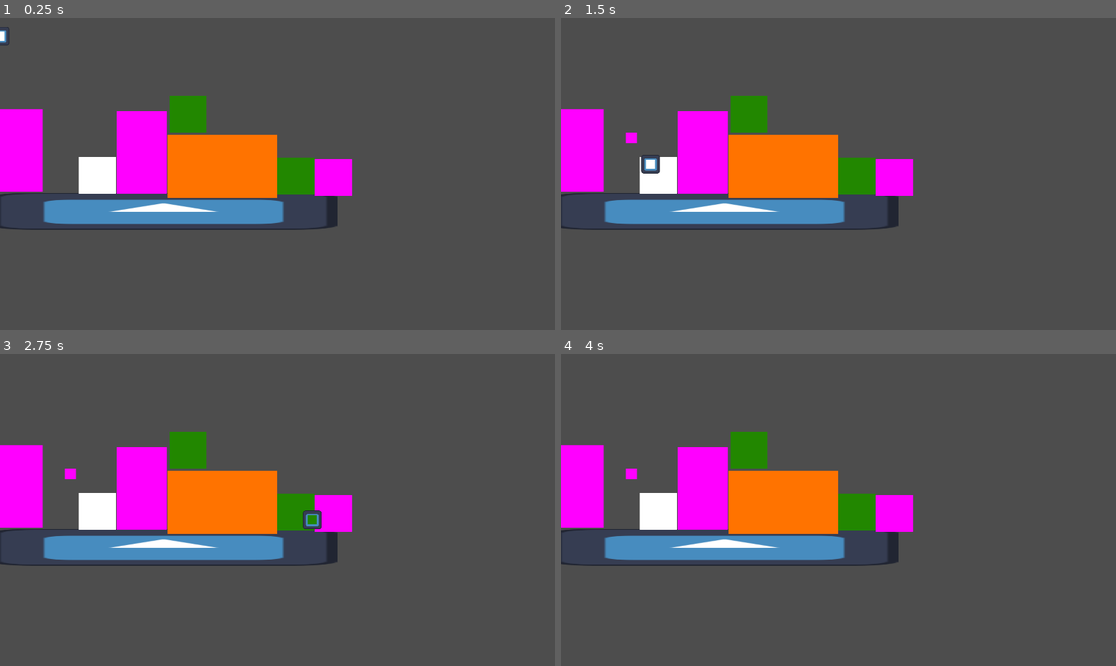
Above: before the commit, frames 1-4 (two rows, left to right).
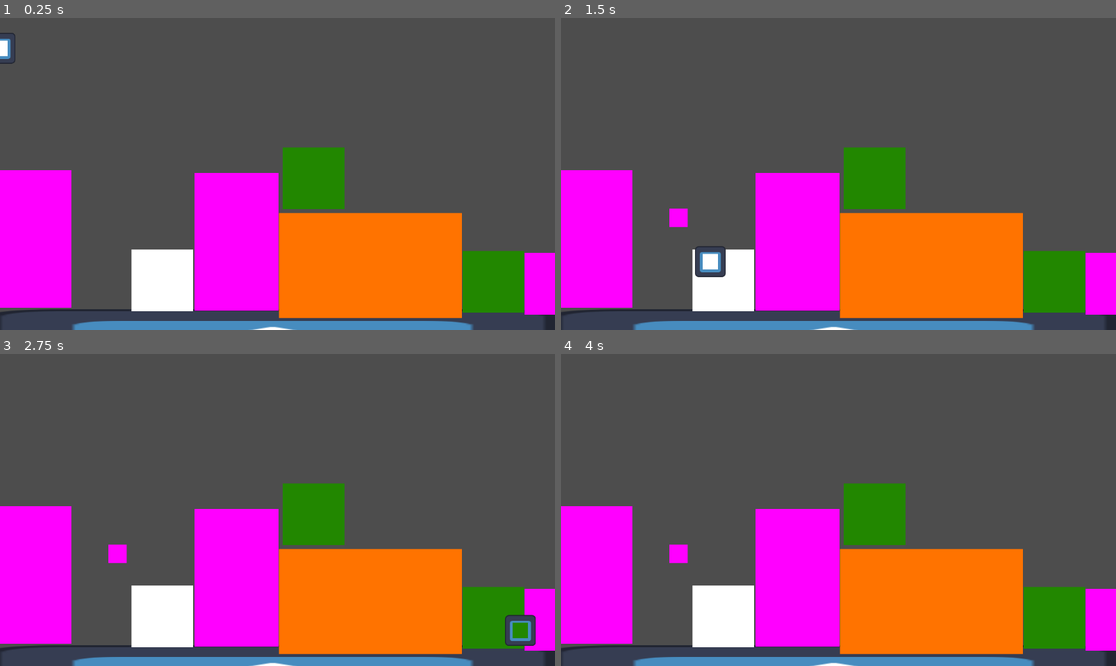
Above: after the commit, the same moments.

Repository: jacob-w-bonner/GGJ-2026
Game: Godot game, scene res://Scenes/colour_gym.tscn
Two runs of this game, one before a commit and one after it. Both use one fixed random seed, a clock stepped at 60 frames per second and the inputs below. This scene is started directly instead of the project's main scene. The engine's default icon, where the game draws it, is replaced by a stand-in: a white triangle on a blue panel in a dark square.
Inputs:
- Up to frame 1 (0.25 s): no input
- Up to frame 2 (1.5 s): tap Enter (splat) at 0.5, 0.8, 1.35 s; hold D (move_right) 0.53-1.28 s; hold - (absorb) 0.53-1.28 s; tap Space at 0.77 s; hold S (move_down) from 1.28 s (still down)
- Up to frame 3 (2.75 s): tap Space at 1.52 s; tap - (absorb) at 1.55 s; release S (move_down) at 2.03 s; hold D (move_right) from 2.03 s (still down); hold - (absorb) from 2.03 s (still down); tap Enter (splat) at 2.3 s
- Up to frame 4 (4 s): release D (move_right) at 2.78 s; release - (absorb) at 2.78 s; hold W (move_up) 2.78-3.53 s; tap = (equalize) at 2.85 s; tap Space at 3.02, 3.77 s; tap - (absorb) at 3.05 s; hold A (move_left) from 3.53 s (still down); tap Enter (splat) at 3.6 s

The runs differ from the first frame. In frame 1, 43% of the frame differs, in the area x 0-100%, y 2-100%; in frame 2, 43%; in frame 3, 43%; in frame 4, 43%.

Commit message:
Finsied the splat detection system

Diff:
--- a/ggj-2026/Scripts/absorbable_colour.gd
+++ b/ggj-2026/Scripts/absorbable_colour.gd
@@ -3,8 +3,11 @@
 
 @onready var sprite_2d: Sprite2D = $Sprite2D
 
-var desiresToChangeColor:bool = false
-var desiredColor:Color = Color.DEEP_PINK
+@export var desiresToChangeColor:bool = false#controls if this AbsorbableColor will track how much its been splat on
+@export var desiredColor:Color = Color.DEEP_PINK
+@export var desiredNumberOfSplats:int = 64
+var numberOfSplatsReceived:int
+
 
 #testing the TrueIfArgumentColourIsWithinTolerance() function
 #func _ready() -> void:
@@ -32,3 +35,20 @@
 	var realHueDifference:float = min(min(abs(hueDifference_upShifted), abs(hueDifference_normal)), abs(hueDifference_downShifted))
 
 	return (realHueDifference <= Globals.HUEDIFFERENCETOLERANCE)
+
+func SplatOn(argumentColour:Color) -> void:
+	if (desiresToChangeColor == false):
+		return
+
+	var argumentColourIsWithinTolerance:bool = TrueIfArgumentColourIsWithinTolerance(argumentColour)
+
+	if(argumentColourIsWithinTolerance == true):
+		numberOfSplatsReceived += 1
+
+		if(IsSatisfied() == true):
+			print("Painting-Is-Complete!!!")
+			sprite_2d.self_modulate = desiredColor
+
+
+func IsSatisfied() -> bool:
+	return (numberOfSplatsReceived >= desiredNumberOfSplats)
--- a/ggj-2026/project.godot
+++ b/ggj-2026/project.godot
@@ -18,11 +18,6 @@
 [autoload]
 
 Globals="*uid://4ed5dimg8fqg"
-
-[display]
-
-window/size/viewport_width=1920
-window/size/viewport_height=1080
 
 [file_customization]
 
